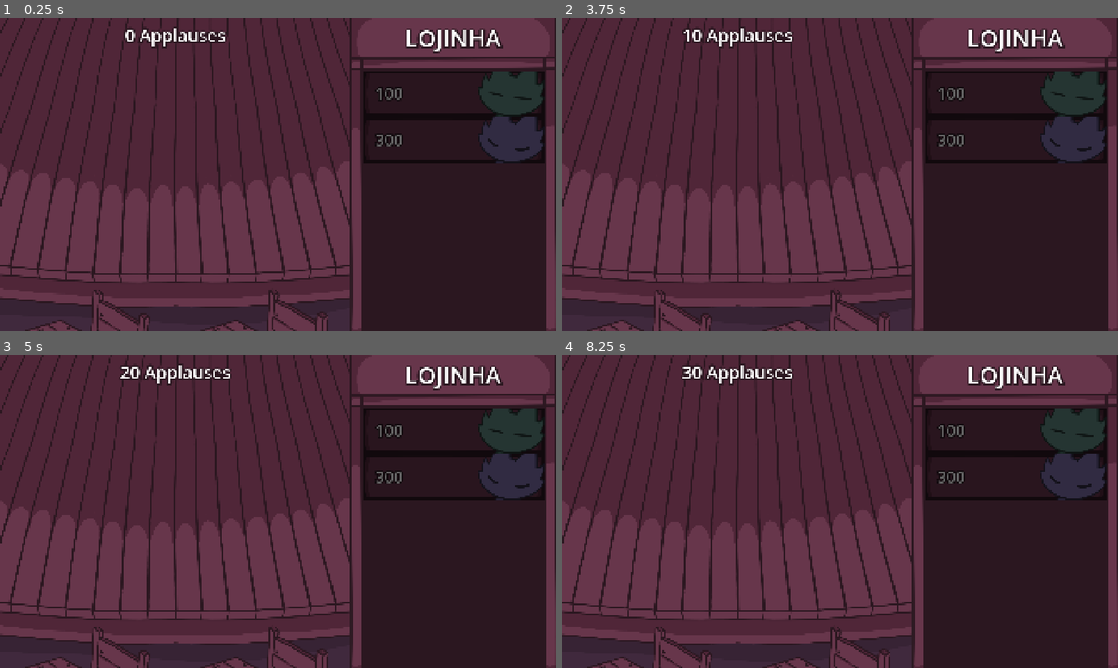
Above: before the commit, frames 1-4 (two rows, left to right).
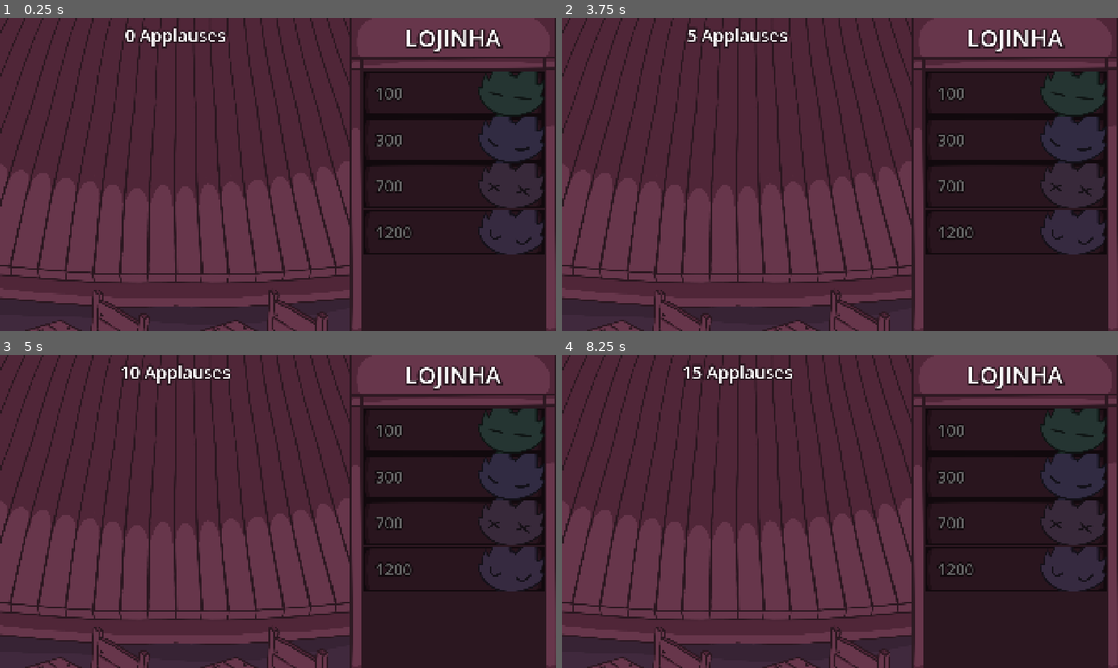
Above: after the commit, the same moments.

Repository: patuuuuuuu/musiclicker
Game: Godot game, scene res://scenes/game.tscn
Same seed, same stepped clock (60 frames per second), same inputs: the game is played once before the commit and once after it. Sound files missing from this copy of the repository are replaced by a short silence.
Inputs (mouse positions are in pixels of both pictures, inside the frame that each line leads up to):
- Up to frame 1 (0.25 s): no input
- Up to frame 2 (3.75 s): click "100" at 0.5 s; click "300" at 1.25 s; click (1017, 187) at 2 s, where only the run after the commit has a clickable "700"; click (1017, 230) at 2.75 s, where only the run after the commit has a clickable "1200"; click (739, 174) at 3.5 s
- Up to frame 3 (5 s): click (177, 511) at 4.25 s
- Up to frame 4 (8.25 s): click "100" at 5 s; click "300" at 5.75 s; click (1017, 524) at 6.5 s, where only the run after the commit has a clickable "700"; click (1017, 567) at 7.25 s, where only the run after the commit has a clickable "1200"; click (739, 511) at 8 s

The runs differ from the first frame. In frame 1, 3.3% of the frame differs, in the area x 65-98%, y 46-76%; in frame 2, 3.9%, in the area x 21-98%, y 2-76%; in frame 3, 3.4%; in frame 4, 3.4%.

Commit message:
novos instrumentos adicionados

Diff:
--- a/project.godot
+++ b/project.godot
@@ -13,7 +13,7 @@
 config/name="Musiclicker"
 run/main_scene="uid://d0ol8022xyf0p"
 config/features=PackedStringArray("4.4", "GL Compatibility")
-config/icon="res://icon.svg"
+config/icon="uid://c3s6yn33i7ecj"
 
 [display]
 
--- a/scenes/game.tscn
+++ b/scenes/game.tscn
@@ -6,7 +6,6 @@
 [ext_resource type="Texture2D" uid="uid://c8weou16k8pbt" path="res://assets/images/instruments/pianista1.png" id="4_dinhu"]
 [ext_resource type="Texture2D" uid="uid://lw308bouhole" path="res://assets/images/shop/pianocard1.png" id="4_kvuet"]
 [ext_resource type="AudioStream" uid="uid://eiqd3nwaa1qi" path="res://assets/sfx/clap1.wav" id="4_lbhrr"]
-[ext_resource type="AudioStream" uid="uid://bamo822gw0i7k" path="res://assets/music/piano.wav" id="5_dinhu"]
 [ext_resource type="Texture2D" uid="uid://ba6vvtxgjaksp" path="res://assets/images/shop/cardbass1.png" id="5_ir15t"]
 [ext_resource type="AudioStream" uid="uid://lrmtkpwiqh7t" path="res://assets/sfx/clap2.wav" id="5_p57ef"]
 [ext_resource type="Script" uid="uid://buyow3xswt37n" path="res://scripts/pianobuy.gd" id="5_rysoc"]
@@ -14,15 +13,25 @@
 [ext_resource type="Texture2D" uid="uid://c3s6yn33i7ecj" path="res://assets/images/instruments/baixista1.png" id="6_kvuet"]
 [ext_resource type="AudioStream" uid="uid://bhhn2p7n8i2dp" path="res://assets/sfx/clap3.wav" id="6_u5sy4"]
 [ext_resource type="AudioStream" uid="uid://ckk7tx04huk4y" path="res://assets/sfx/clap4.wav" id="7_gee14"]
-[ext_resource type="AudioStream" uid="uid://dj4v4rlla0a1m" path="res://assets/music/bass.wav" id="7_kvuet"]
 [ext_resource type="AudioStream" uid="uid://s1gsmcfibr0h" path="res://assets/sfx/clap5.wav" id="8_0tnpc"]
+[ext_resource type="Texture2D" uid="uid://dvnudbhikstgs" path="res://assets/images/shop/carddrum1.png" id="8_bhx41"]
 [ext_resource type="Script" uid="uid://1ksgt7dvbkqj" path="res://scripts/piano.gd" id="9_264po"]
+[ext_resource type="Texture2D" uid="uid://c2ax4fj33kv1a" path="res://assets/images/shop/cardguitar1.png" id="9_qnb83"]
+[ext_resource type="Script" uid="uid://do5nrfwdhn56b" path="res://scripts/drumbuy.gd" id="9_sww3w"]
+[ext_resource type="AudioStream" uid="uid://djl7t5vvlkb8s" path="res://assets/music/pianotrack3v1.wav" id="10_1kice"]
+[ext_resource type="Script" uid="uid://cqhwev3rfpxwl" path="res://scripts/guitarbuy.gd" id="11_suyxu"]
 [ext_resource type="Script" uid="uid://d231py2jatinp" path="res://scripts/bass.gd" id="12_1kice"]
 [ext_resource type="Script" uid="uid://c0vj0su2vs7ls" path="res://scripts/naoposicionar.gd" id="12_ssvqc"]
+[ext_resource type="AudioStream" uid="uid://du1bukfdw0025" path="res://assets/music/basstrack3v1.wav" id="13_5newe"]
+[ext_resource type="Texture2D" uid="uid://bjgy7ud7mqu6j" path="res://assets/images/instruments/baterista.png" id="14_e1j6l"]
 [ext_resource type="Texture2D" uid="uid://b7y2d35h8gs7w" path="res://assets/images/shop/lojinha.png" id="15_ca42v"]
+[ext_resource type="AudioStream" uid="uid://5e8f4u4bp68o" path="res://assets/music/drumtrack3v1.wav" id="15_pl11u"]
+[ext_resource type="Texture2D" uid="uid://4tyj1do4lsnd" path="res://assets/images/instruments/guitarrista.png" id="16_bhx41"]
+[ext_resource type="AudioStream" uid="uid://cy3mhyk4lon3o" path="res://assets/music/guitartrack3v1.wav" id="17_qnb83"]
+[ext_resource type="AudioStream" uid="uid://b0i5felplksbl" path="res://assets/sfx/bar ambience.mp3" id="29_suyxu"]
 
 [sub_resource type="RectangleShape2D" id="RectangleShape2D_gee14"]
-size = Vector2(9.70297, 8.24359)
+size = Vector2(9.29703, 7.10256)
 
 [sub_resource type="GDScript" id="GDScript_lbhrr"]
 script/source = "extends AudioStreamPlayer
@@ -70,6 +79,7 @@
 script = ExtResource("3_lnu2h")
 
 [node name="applausescounter" type="Label" parent="stats"]
+z_index = 3
 layout_mode = 2
 theme_override_colors/font_outline_color = Color(0.168627, 0.0901961, 0.12549, 1)
 theme_override_constants/outline_size = 25
@@ -146,7 +156,70 @@
 mouse_filter = 2
 color = Color(0, 0, 0, 1)
 
+[node name="drumbuy" type="TextureButton" parent="loja"]
+layout_mode = 2
+texture_normal = ExtResource("8_bhx41")
+script = ExtResource("9_sww3w")
+
+[node name="preco" type="RichTextLabel" parent="loja/drumbuy"]
+layout_mode = 1
+anchors_preset = 15
+anchor_right = 1.0
+anchor_bottom = 1.0
+offset_left = 42.0
+grow_horizontal = 2
+grow_vertical = 2
+mouse_filter = 1
+theme_override_colors/font_outline_color = Color(0.168627, 0.0901961, 0.12549, 1)
+theme_override_constants/outline_size = 20
+theme_override_font_sizes/normal_font_size = 55
+text = "700"
+vertical_alignment = 1
+
+[node name="escurecer" type="ColorRect" parent="loja/drumbuy"]
+modulate = Color(1, 1, 1, 0.588235)
+layout_mode = 1
+anchors_preset = 15
+anchor_right = 1.0
+anchor_bottom = 1.0
+grow_horizontal = 2
+grow_vertical = 2
+mouse_filter = 2
+color = Color(0, 0, 0, 1)
+
+[node name="guitarbuy" type="TextureButton" parent="loja"]
+layout_mode = 2
+texture_normal = ExtResource("9_qnb83")
+script = ExtResource("11_suyxu")
+
+[node name="preco" type="RichTextLabel" parent="loja/guitarbuy"]
+layout_mode = 1
+anchors_preset = 15
+anchor_right = 1.0
+anchor_bottom = 1.0
+offset_left = 42.0
+grow_horizontal = 2
+grow_vertical = 2
+mouse_filter = 1
+theme_override_colors/font_outline_color = Color(0.168627, 0.0901961, 0.12549, 1)
+theme_override_constants/outline_size = 20
+theme_override_font_sizes/normal_font_size = 55
+text = "1200"
+vertical_alignment = 1
+
+[node name="escurecer" type="ColorRect" parent="loja/guitarbuy"]
+modulate = Color(1, 1, 1, 0.588235)
+layout_mode = 1
+anchors_preset = 15
+anchor_right = 1.0
+anchor_bottom = 1.0
+grow_horizontal = 2
+grow_vertical = 2
+mouse_filter = 2
+color = Color(0, 0, 0, 1)
+
 [node name="instrumentos" type="Node2D" parent="."]
+y_sort_enabled = true
 
 [node name="piano" type="Sprite2D" parent="instrumentos"]
 visible = false
@@ -154,7 +227,7 @@
 script = ExtResource("9_264po")
 
 [node name="AudioStreamPlayer" type="AudioStreamPlayer" parent="instrumentos/piano"]
-stream = ExtResource("5_dinhu")
+stream = ExtResource("10_1kice")
 
 [node name="bass" type="Sprite2D" parent="instrumentos"]
 visible = false
@@ -162,13 +235,29 @@
 script = ExtResource("12_1kice")
 
 [node name="AudioStreamPlayer" type="AudioStreamPlayer" parent="instrumentos/bass"]
-stream = ExtResource("7_kvuet")
+stream = ExtResource("13_5newe")
+
+[node name="drum" type="Sprite2D" parent="instrumentos"]
+visible = false
+texture = ExtResource("14_e1j6l")
+script = ExtResource("12_1kice")
+
+[node name="AudioStreamPlayer" type="AudioStreamPlayer" parent="instrumentos/drum"]
+stream = ExtResource("15_pl11u")
+
+[node name="guitar" type="Sprite2D" parent="instrumentos"]
+visible = false
+texture = ExtResource("16_bhx41")
+script = ExtResource("12_1kice")
+
+[node name="AudioStreamPlayer" type="AudioStreamPlayer" parent="instrumentos/guitar"]
+stream = ExtResource("17_qnb83")
 
 [node name="AreaPosicionamento" type="Area2D" parent="instrumentos"]
 collision_layer = 2
 
 [node name="CollisionShape2D" type="CollisionShape2D" parent="instrumentos/AreaPosicionamento"]
-position = Vector2(602, 442.5)
+position = Vector2(604.5, 431)
 scale = Vector2(101, 78)
 shape = SubResource("RectangleShape2D_gee14")
 
@@ -222,10 +311,23 @@
 horizontal_alignment = 1
 vertical_alignment = 1
 
+[node name="AudioStreamPlayer" type="AudioStreamPlayer" parent="."]
+stream = ExtResource("29_suyxu")
+volume_db = -15.0
+autoplay = true
+
 [connection signal="app_update" from="." to="stats" method="_on_game_app_update"]
 [connection signal="app_update" from="." to="loja/pianobuy" method="_on_game_app_update"]
 [connection signal="app_update" from="." to="loja/bassbuy" method="_on_game_app_update"]
+[connection signal="app_update" from="." to="loja/drumbuy" method="_on_game_app_update"]
+[connection signal="app_update" from="." to="loja/guitarbuy" method="_on_game_app_update"]
 [connection signal="button_down" from="CenterContainer/Click" to="." method="_on_click_button_down"]
 [connection signal="pressed" from="loja/pianobuy" to="." method="_on_pianobuy_pressed"]
+[connection signal="pressed" from="loja/pianobuy" to="loja/pianobuy" method="_on_pressed"]
 [connection signal="pressed" from="loja/bassbuy" to="." method="_on_bassbuy_pressed"]
+[connection signal="pressed" from="loja/bassbuy" to="loja/bassbuy" method="_on_pressed"]
+[connection signal="pressed" from="loja/drumbuy" to="." method="_on_drumbuy_pressed"]
+[connection signal="pressed" from="loja/drumbuy" to="loja/drumbuy" method="_on_pressed"]
+[connection signal="pressed" from="loja/guitarbuy" to="." method="_on_guitarbuy_pressed"]
+[connection signal="pressed" from="loja/guitarbuy" to="loja/guitarbuy" method="_on_pressed"]
 [connection signal="mouse_entered" from="instrumentos/AreaPosicionamento" to="." method="_on_area_2d_mouse_entered"]
--- /dev/null
+++ b/scripts/drumbuy.gd
@@ -0,0 +1,17 @@
+extends TextureButton
+
+@onready var preco_atual = $preco
+
+var compravel = false
+
+func _ready() -> void:
+	$escurecer.modulate.a = 0.6
+
+func _on_game_app_update(counter) -> void:
+	if counter >= 700:
+		$escurecer.modulate.a = 0.0
+		compravel = true
+
+func _on_pressed() -> void:
+	if compravel:
+		preco_atual.text = " -"
--- a/scripts/game.gd
+++ b/scripts/game.gd
@@ -3,7 +3,7 @@
 const save_path = "user://userdata.save"
 #BASE
 var applauses = 0
-var app_per_click = 10
+var app_per_click = 5
 
 signal app_update
 
@@ -15,7 +15,7 @@
 @onready var sfx_clap_5: AudioStreamPlayer = $sfx/sfx_clap5
 
 #MUSICA
-var bpm = 120
+var bpm = 100
 var bps = 60.0 / bpm
 var instrumentos_ativos = []
 
@@ -24,17 +24,23 @@
 @onready var container_instrumentos = $instrumentos
 @onready var molde_piano = $instrumentos/piano
 @onready var molde_bass = $instrumentos/bass
+@onready var molde_drum = $instrumentos/drum
+@onready var molde_guitar = $instrumentos/guitar
 
 var instrumento_sendo_posicionado = null
 
 var tem_piano = false
 var tem_bass = false
+var tem_drum = false
+var tem_guitar = false
 
 #FUNCTIONS
 func _ready() -> void:
 	#esconder moldes de instrumentos
 	molde_piano.visible = false
 	molde_bass.visible = false
+	molde_drum.visible = false
+	molde_guitar.visible = false
 
 	#load_data()
 	emit_signal("app_update", applauses)
@@ -95,9 +101,15 @@
 	if dados["tipo"] == "piano":
 		novo_instr = molde_piano.duplicate()
 		novo_instr.set_meta("tipo_instrumento", "piano")
-	else:
+	elif dados["tipo"] == "bass":
 		novo_instr = molde_bass.duplicate()
 		novo_instr.set_meta("tipo_instrumento", "bass")
+	elif dados["tipo"] == "drum":
+		novo_instr = molde_bass.duplicate()
+		novo_instr.set_meta("tipo_instrumento", "drum")
+	elif dados["tipo"] == "guitar":
+		novo_instr = molde_bass.duplicate()
+		novo_instr.set_meta("tipo_instrumento", "guitar")
 
 	novo_instr.visible = true
 	container_instrumentos.add_child(novo_instr)
@@ -227,3 +239,29 @@
 		applauses -= 300
 		app_per_click += 3
 		update_applauses()
+
+
+func _on_drumbuy_pressed() -> void:
+	if applauses >= 700 and not tem_drum:
+		var novo_drum = molde_drum.duplicate()
+		novo_drum.set_meta("tipo_instrumento", "drum") # ETIQUETA AQUI
+		novo_drum.visible = true
+		container_instrumentos.add_child(novo_drum)
+		instrumento_sendo_posicionado = novo_drum
+		tem_drum = true
+		applauses -= 700
+		app_per_click += 7
+		update_applauses()
+
+
+func _on_guitarbuy_pressed() -> void:
+	if applauses >= 1200 and not tem_guitar:
+		var novo_guitar = molde_guitar.duplicate()
+		novo_guitar.set_meta("tipo_instrumento", "guitar") # ETIQUETA AQUI
+		novo_guitar.visible = true
+		container_instrumentos.add_child(novo_guitar)
+		instrumento_sendo_posicionado = novo_guitar
+		tem_guitar = true
+		applauses -= 1200
+		app_per_click += 12
+		update_applauses()
--- /dev/null
+++ b/scripts/guitarbuy.gd
@@ -0,0 +1,17 @@
+extends TextureButton
+
+@onready var preco_atual = $preco
+
+var compravel = false
+
+func _ready() -> void:
+	$escurecer.modulate.a = 0.6
+
+func _on_game_app_update(counter) -> void:
+	if counter >= 1200:
+		$escurecer.modulate.a = 0.0
+		compravel = true
+
+func _on_pressed() -> void:
+	if compravel:
+		preco_atual.text = " -"
--- a/scripts/pianobuy.gd
+++ b/scripts/pianobuy.gd
@@ -1,8 +1,17 @@
 extends TextureButton
+
+@onready var preco_atual = $preco
+
+var compravel = false
 
 func _ready() -> void:
 	$escurecer.modulate.a = 0.6
 
 func _on_game_app_update(counter) -> void:
 	if counter >= 100:
+		compravel = true
 		$escurecer.modulate.a = 0.0
+
+func _on_pressed() -> void:
+	if compravel:
+		preco_atual.text = " -"
Binary file added: assets/images/instruments/baterista.png
Not shown, added: assets/images/instruments/baterista.png.import
Binary file added: assets/images/instruments/guitarrista.png
Not shown, added: assets/images/instruments/guitarrista.png.import
Binary file added: assets/images/shop/carddrum1.png
Not shown, added: assets/images/shop/carddrum1.png.import
Binary file added: assets/images/shop/cardguitar1.png
Not shown, added: assets/images/shop/cardguitar1.png.import
Not shown, added: assets/music/basstrack3v1.wav.import
Not shown, added: assets/music/drumtrack3v1.wav.import
Not shown, added: assets/music/guitartrack3v1.wav.import
Not shown, added: assets/music/pianotrack3v1.wav.import
(and 10 more such lines)
